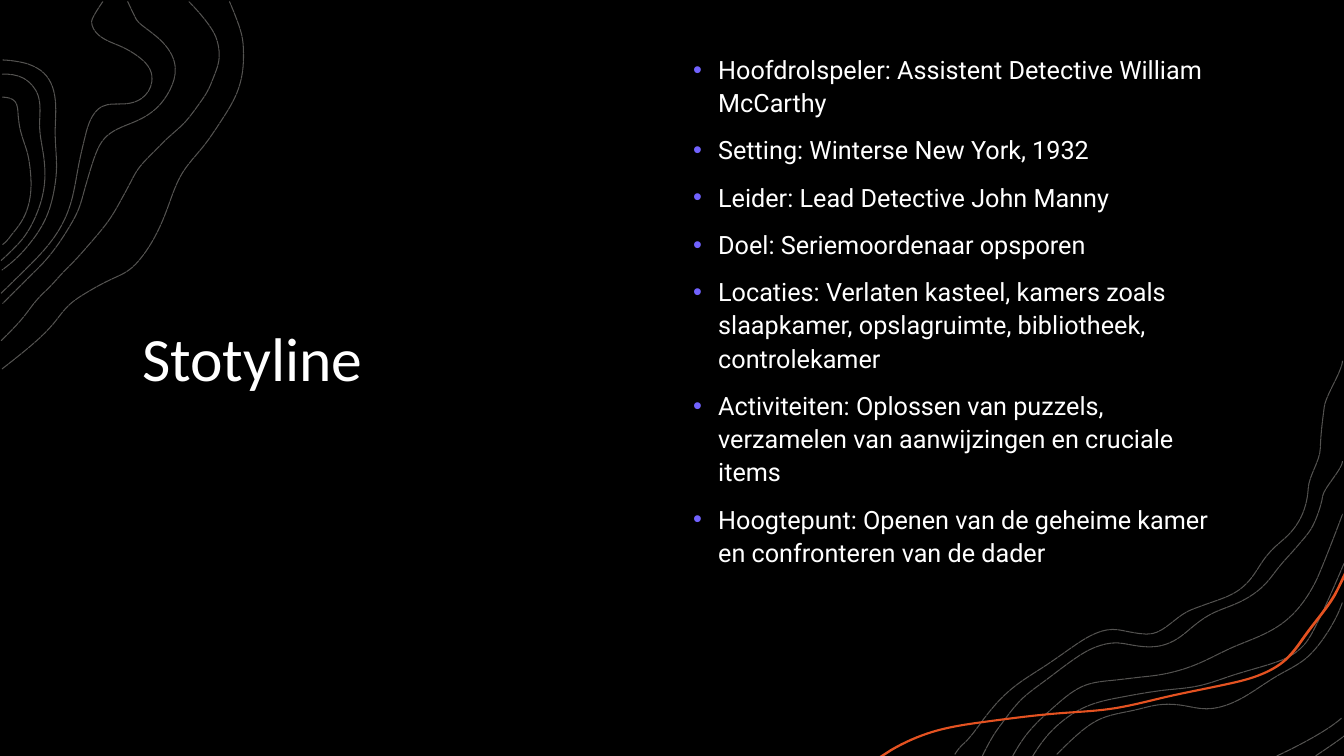
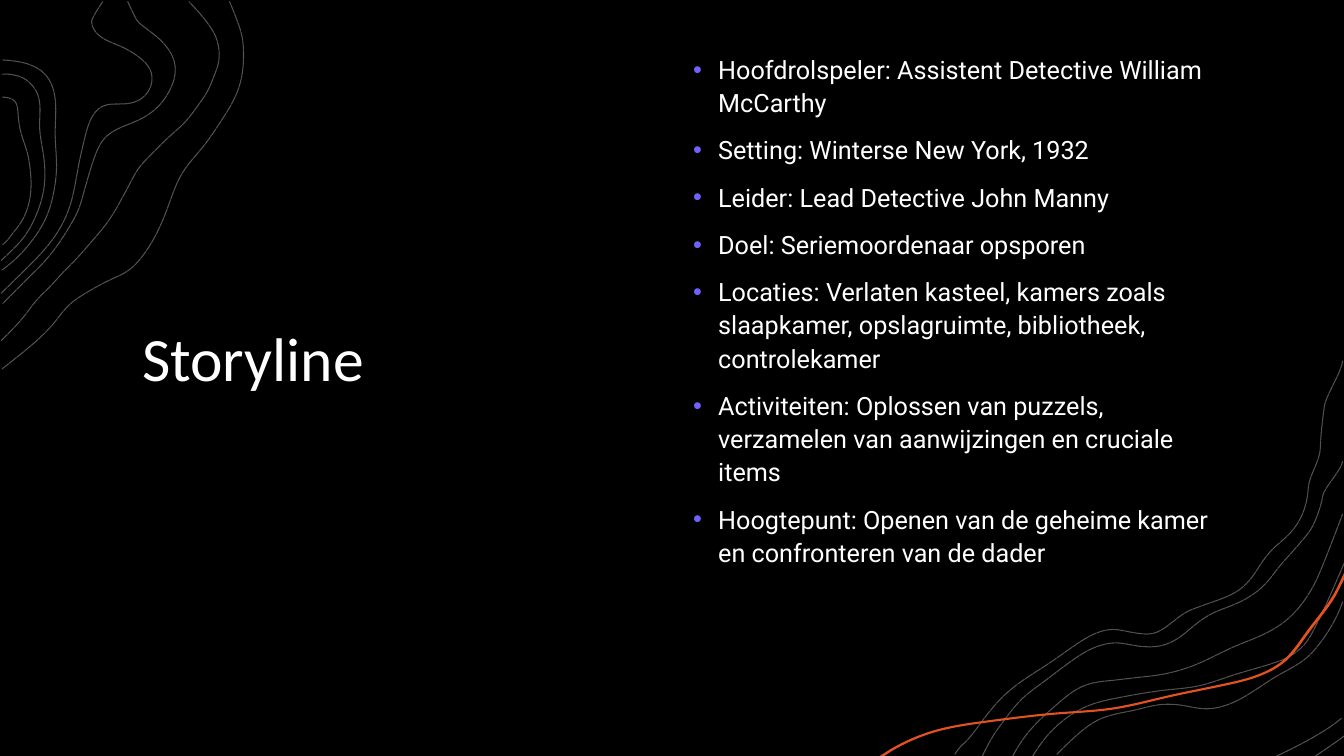
Before and after one commit to guruITA/lucastars-escape-room-game, a slide deck: slide 3 of docs/Product/Sprint 2/Gurpreet Singh/Twilight Quest.odp. Drawn at 1344x756 pixels with LibreOffice and Linux fonts; fonts in the diff are those of the drawing; background and template pictures are left out; a plain dark background stands for a picture behind light text. Boxes give left, top, right and bottom in pixels: in the first picture for what was removed or moved away, otherwise in the second. Text is boxed around its words. In the diff, an @@ line names an element or a change of style, - is before the commit and + after.

```diff
--- a/docs/Product/Sprint 2/Gurpreet Singh/Twilight Quest.odp
+++ b/docs/Product/Sprint 2/Gurpreet Singh/Twilight Quest.odp
@@ title at [142, 338, 364, 391]: text changed @@
-Stotyline
+Storyline
```
Also in this commit, not shown: 1 other slide changed, 2 other files.
